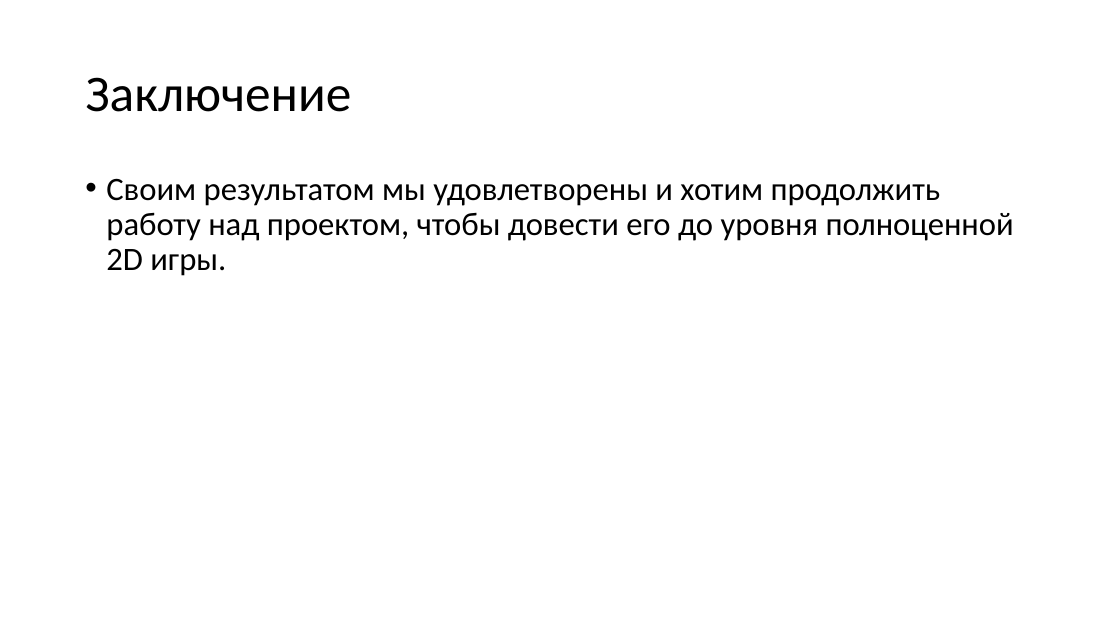
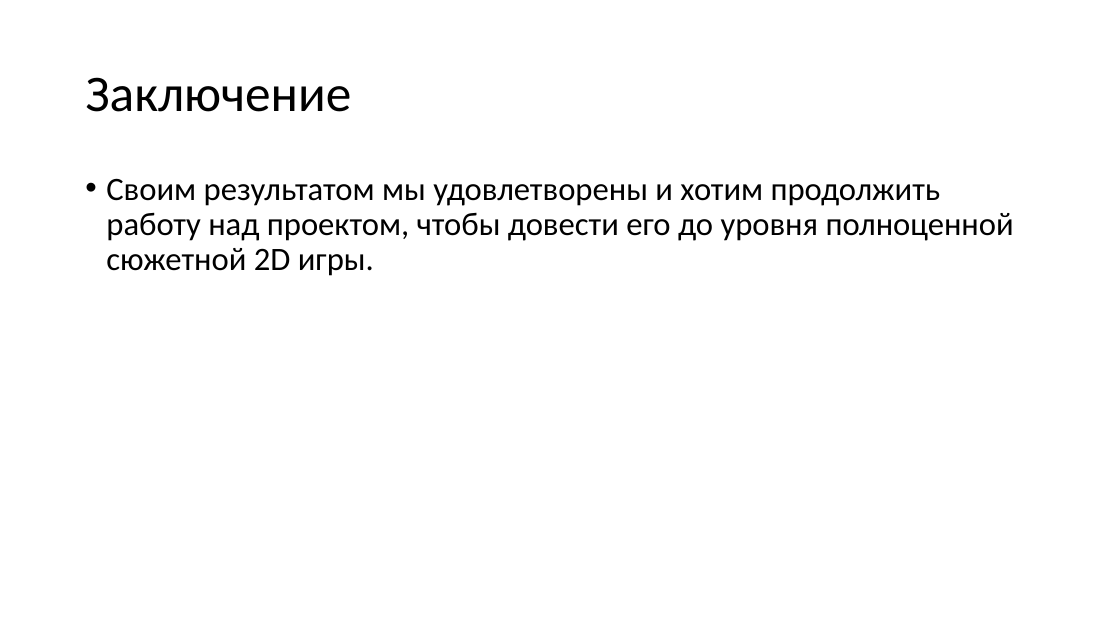
Before and after one commit to Scheise45/projeckt_2, a slide deck: slide 14 of документы/проект2.pptx (slide 11 before the commit). Drawn at 1120x630 pixels with LibreOffice and Linux fonts; fonts in the diff are those of the drawing. Boxes give left, top, right and bottom in pixels: in the first picture for what was removed or moved away, otherwise in the second. Text is boxed around its words. In the diff, an @@ line names an element or a change of style, - is before the commit and + after.

```diff
--- a/документы/проект2.pptx
+++ b/документы/проект2.pptx
@@ text at [106,178,1014,276]: text changed @@
-• Своим результатом мы удовлетворены и хотим продолжить работу над проектом, чтобы довести его до уровня полноценной 2D игры.
+• Своим результатом мы удовлетворены и хотим продолжить работу над проектом, чтобы довести его до уровня полноценной сюжетной 2D игры.
```
Also in this commit, not shown: 6 other slides changed, 4 slides added, 1 slide removed, 7 other files.
